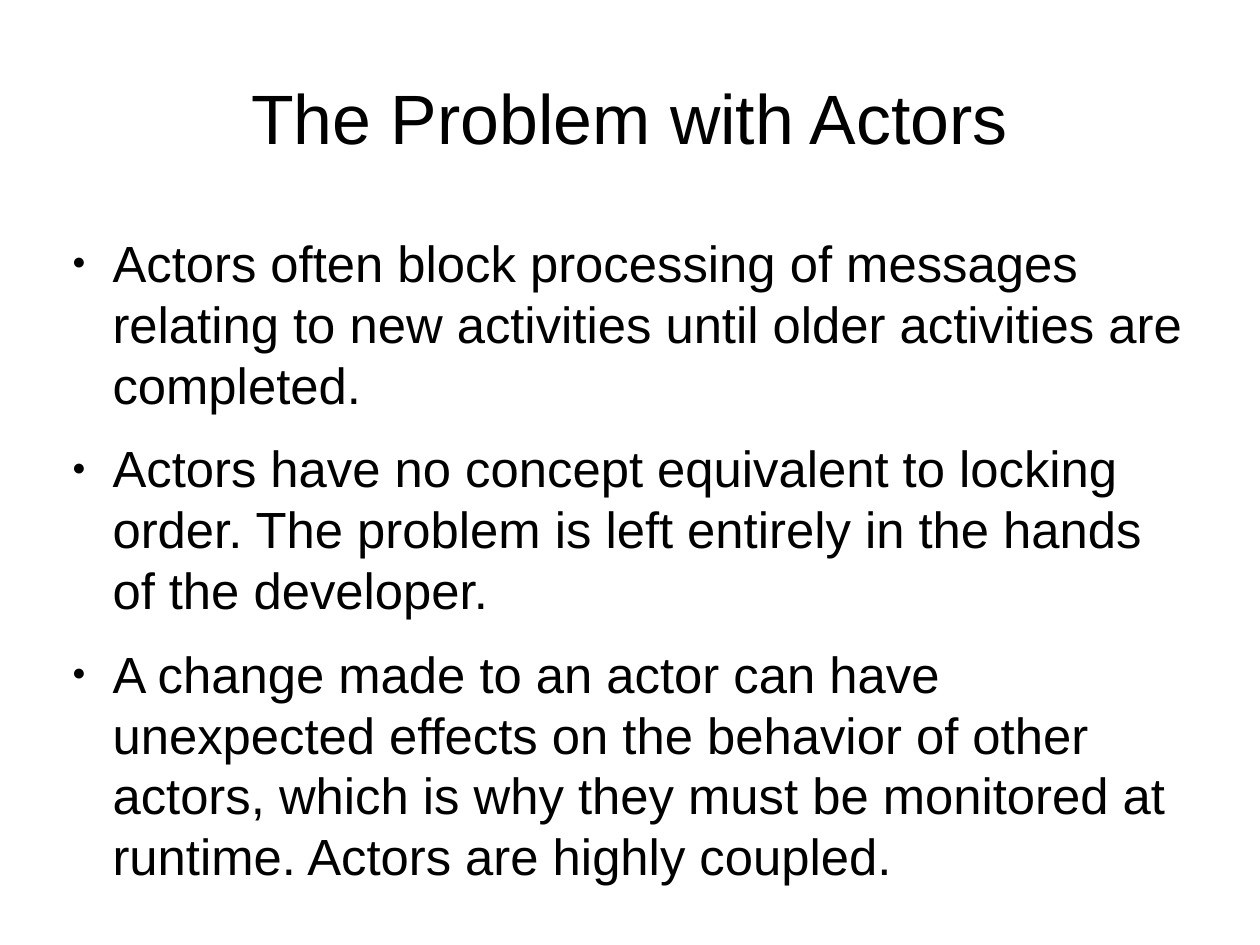
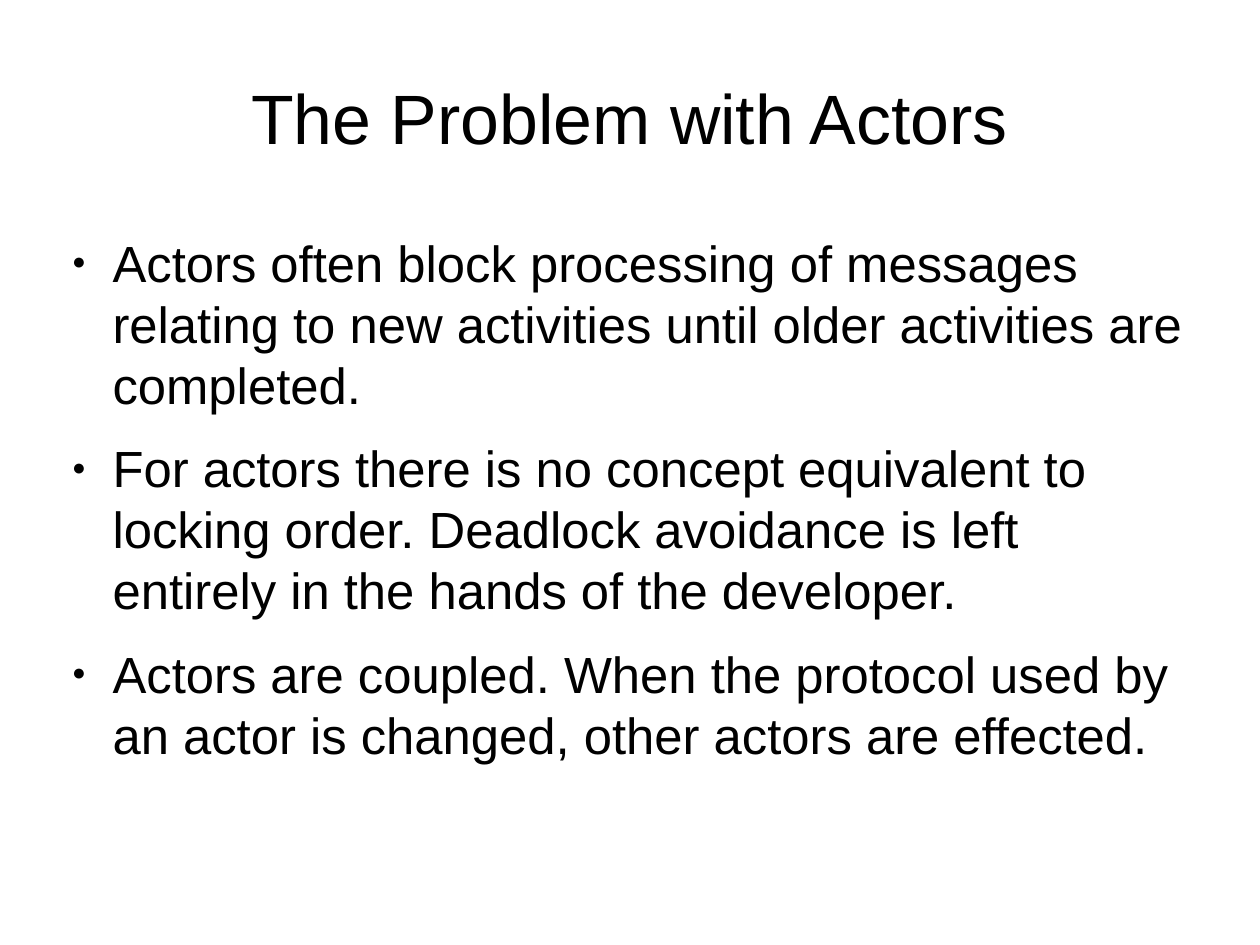
Before and after one commit to laforge49/JActor2, a slide deck: slide 3 of docs/JActor2Revisited.odp. Drawn at 1260x945 pixels with LibreOffice and Linux fonts; fonts in the diff are those of the drawing. Boxes give left, top, right and bottom in pixels: in the first picture for what was removed or moved away, otherwise in the second. Text is boxed around its words. In the diff, an @@ line names an element or a change of style, - is before the commit and + after.

```diff
--- a/docs/JActor2Revisited.odp
+++ b/docs/JActor2Revisited.odp
@@ text at bbox=[113, 450, 1168, 764]: text changed @@
-● Actors have no concept equivalent to locking order. The problem is left entirely in the hands of the developer.
-● A change made to an actor can have unexpected effects on the behavior of other actors, which is why they must be monitored at runtime. Actors are highly coupled.
+● For actors there is no concept equivalent to locking order. Deadlock avoidance is left entirely in the hands of the developer.
+● Actors are coupled. When the protocol used by an actor is changed, other actors are effected.
```
Also in this commit, not shown: 7 other slides changed, 1 slide added, 2 slides removed, 1 other file.
